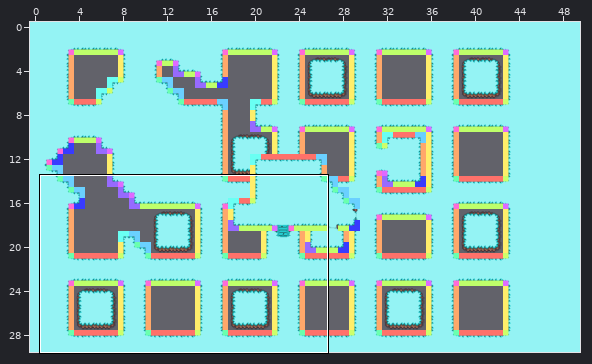
Level history. Tiled map: GameSample_Contest/resources/Tiled_Project/test_map.tmx. The first picture is a wide view before the edit; the outline marks the close-up.
Close-up. As it was:
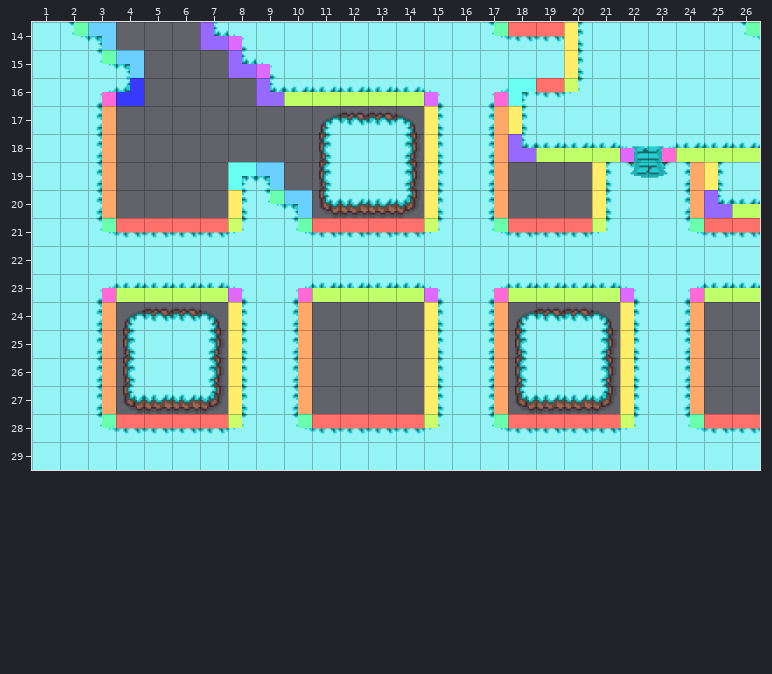
Cells are 64x64 px. Shown: x 1..26, y 14..29. The commit also changed other parts of the map, which this record leaves out.
The same view after the edit:
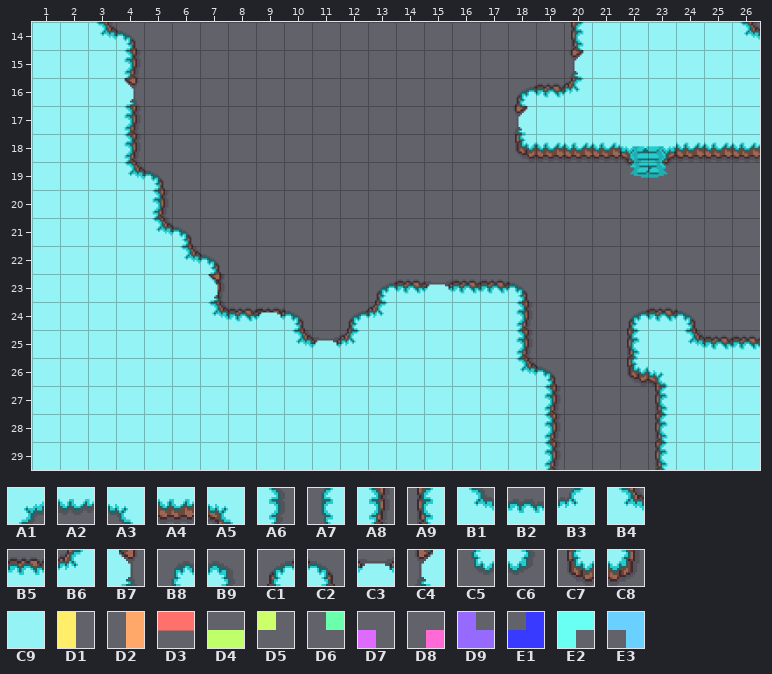
Key: from "Christmass_Grass": A1 0, A2 1, A3 2, A4 4, A5 5, A6 8, A7 10, A8 11, A9 13, B1 16, B2 17, B3 18, B4 19, B5 20, B6 21, B7 23, B8 24, B9 25, C1 27, C2 28, C3 30, C4 31, C5 32, C6 33, C7 35, C8 36, C9 37; from "Collision_full": D1 0, D2 1, D3 2, D4 3, D5 4, D6 5, D7 6, D8 7, D9 8, E1 9, E2 10, E3 11.
__ is an empty cell.
From old to new:
Layer "mg":
y 14: x 2..4 B1 B9 __ -> C9 B4 C2; x 7..20 C5 A3 C9 C9 C9 C9 C9 C9 C9 C9 B1 B2 B2 B2 -> __ __ __ __ __ __ __ __ __ __ __ __ __ __; x 26 B2 -> __
y 15: x 3..4 B1 B9 -> C9 A8; x 8..20 C5 A3 C9 C9 C9 C9 C9 C9 C9 C9 C9 C9 C9 -> __ __ __ __ __ __ __ __ __ __ __ __ __
y 16: x 3..4 A1 C6 -> C9 B7; x 9..20 C5 A2 A2 A2 A2 A2 A3 C9 A1 A2 A2 A2 -> __ __ __ __ __ __ __ __ __ __ __ __
y 17: x 3..4 A6 __ -> C9 A8; x 11..17 C1 B5 B5 C2 A7 C9 A6 -> __ __ __ __ __ __ __
y 18: x 3..4 A6 __ -> C9 A8; x 11..17 A9 C9 C9 A8 A7 C9 A6 -> __ __ __ __ __ __ __; x 21..26 A7 C9 C9 A6 A9 C9 -> __ __ __ __ __ __
y 19: x 3..5 A6 __ __ -> C9 B4 C2; x 8..9 B8 B9 -> __ __; x 11..17 A9 C9 C9 A8 A7 C9 A6 -> __ __ __ __ __ __ __; x 21..26 A7 C9 C9 A6 A9 C9 -> __ __ __ __ __ __
y 20: x 3..5 A6 __ __ -> C9 C9 A8; x 8..17 A7 B1 B9 C7 A4 A4 C8 A7 C9 A6 -> __ __ __ __ __ __ __ __ __ __; x 21..26 A7 C9 C9 A6 C7 A4 -> __ __ __ __ __ __
y 21: x 3..26 B1 B2 B2 B2 B2 B3 C9 B1 B2 B2 B2 B2 B3 C9 B1 B2 B2 B2 B3 C9 C9 B1 B2 B2 -> C9 C9 B4 C2 __ __ __ __ __ __ __ __ __ __ __ __ __ __ __ __ __ __ __ __
y 22: x 6..26 C9 C9 C9 C9 C9 C9 C9 C9 C9 C9 C9 C9 C9 C9 C9 C9 C9 C9 C9 C9 C9 -> B4 C2 __ __ __ __ __ __ __ __ __ __ __ __ __ __ __ __ __ __ __
y 23: x 3..26 A1 A2 A2 A2 A2 A3 C9 A1 A2 A2 A2 A2 A3 C9 A1 A2 A2 A2 A2 A3 C9 A1 A2 A2 -> C9 C9 C9 C9 A8 __ __ __ __ __ C1 B5 C3 B5 B5 C2 __ __ __ __ __ __ __ __
y 24: x 3..10 A6 C1 B5 B5 C2 A7 C9 A6 -> C9 C9 C9 C9 B4 B5 B5 C2; x 12..15 __ __ __ A7 -> C1 B6 C9 C9; x 17..24 A6 C1 B5 B5 C2 A7 C9 A6 -> C9 A8 __ __ __ C1 B5 C2
y 25: x 3..4 A6 A9 -> C9 C9; x 7..8 A8 A7 -> C9 C9; x 10..15 A6 __ __ __ __ A7 -> B4 C3 B6 C9 C9 C9; x 17..22 A6 A9 C9 C9 A8 A7 -> C9 A8 __ __ __ A9; x 24..26 A6 __ __ -> B4 B5 B5
y 26: x 3..4 A6 A9 -> C9 C9; x 7..8 A8 A7 -> C9 C9; x 10..15 A6 __ __ __ __ A7 -> C9 C9 C9 C9 C9 C9; x 17..26 A6 A9 C9 C9 A8 A7 C9 A6 __ __ -> C9 B4 C2 __ __ C7 A5 C9 C9 C9
y 27: x 3..8 A6 C7 A4 A4 C8 A7 -> C9 C9 C9 C9 C9 C9; x 10..15 A6 __ __ __ __ A7 -> C9 C9 C9 C9 C9 C9; x 17..26 A6 C7 A4 A4 C8 A7 C9 A6 __ __ -> C9 C9 A8 __ __ __ A9 C9 C9 C9
y 28: x 3..8 B1 B2 B2 B2 B2 B3 -> C9 C9 C9 C9 C9 C9; x 10..15 B1 B2 B2 B2 B2 B3 -> C9 C9 C9 C9 C9 C9; x 17..26 B1 B2 B2 B2 B2 B3 C9 B1 B2 B2 -> C9 C9 A8 __ __ __ A9 C9 C9 C9
y 29: x 19..23 C9 C9 C9 C9 C9 -> A8 __ __ __ A9
Layer "fg":
y 15: x 20 A9 -> C4
y 17: x 18 A9 -> C4
y 23: x 7 __ -> B7
y 24: x 9 __ -> C3
Layer "collisions" (now hidden):
y 14: x 2..3 D6 E3 -> __ __; x 7..8 D9 D7 -> __ __; x 17..20 D6 D3 D3 D1 -> __ __ __ __; x 26 D6 -> __
y 15: x 3..4 D6 E3 -> __ __; x 8..9 D9 D7 -> __ __; x 20 D1 -> __
y 16: x 3..4 D8 E1 -> __ __; x 9..15 D9 D4 D4 D4 D4 D4 D7 -> __ __ __ __ __ __ __; x 17..20 D8 E2 D3 D5 -> __ __ __ __
y 17: x 3 D2 -> __; x 15 D1 -> __; x 17..18 D2 D1 -> __ __
y 18: x 3 D2 -> __; x 15 D1 -> __; x 17..26 D2 D9 D4 D4 D4 D7 D8 D4 D4 D4 -> __ __ __ __ __ __ __ __ __ __
y 19: x 3 D2 -> __; x 8..9 E2 E3 -> __ __; x 15 D1 -> __; x 17 D2 -> __; x 21 D1 -> __; x 24..25 D2 D1 -> __ __
y 20: x 3 D2 -> __; x 8..10 D1 D6 E3 -> __ __ __; x 15 D1 -> __; x 17 D2 -> __; x 21 D1 -> __; x 24..26 D2 D9 D4 -> __ __ __
y 21: x 3..8 D6 D3 D3 D3 D3 D5 -> __ __ __ __ __ __; x 10..15 D6 D3 D3 D3 D3 D5 -> __ __ __ __ __ __; x 17..21 D6 D3 D3 D3 D5 -> __ __ __ __ __; x 24..26 D6 D3 D3 -> __ __ __
y 23: x 3..8 D8 D4 D4 D4 D4 D7 -> __ __ __ __ __ __; x 10..15 D8 D4 D4 D4 D4 D7 -> __ __ __ __ __ __; x 17..22 D8 D4 D4 D4 D4 D7 -> __ __ __ __ __ __; x 24..26 D8 D4 D4 -> __ __ __
y 24..27: x 3 D2 -> __; x 8 D1 -> __; x 10 D2 -> __; x 15 D1 -> __; x 17 D2 -> __; x 22 D1 -> __; x 24 D2 -> __
y 28: x 3..8 D6 D3 D3 D3 D3 D5 -> __ __ __ __ __ __; x 10..15 D6 D3 D3 D3 D3 D5 -> __ __ __ __ __ __; x 17..22 D6 D3 D3 D3 D3 D5 -> __ __ __ __ __ __; x 24..26 D6 D3 D3 -> __ __ __
